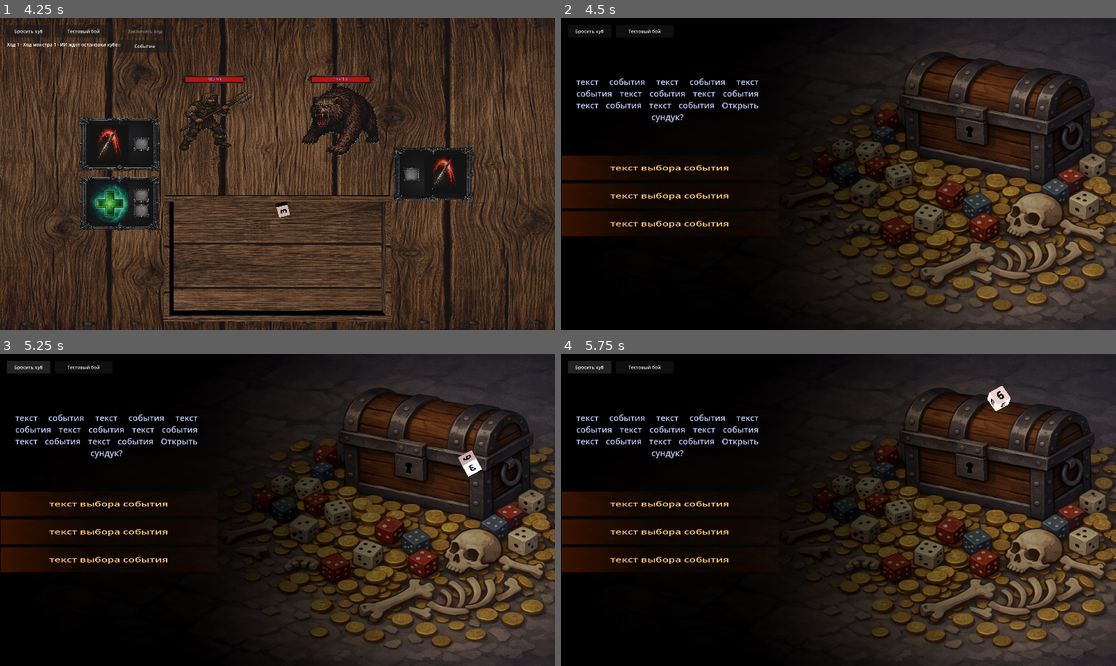
Above: before the commit, frames 1-4 (two rows, left to right).
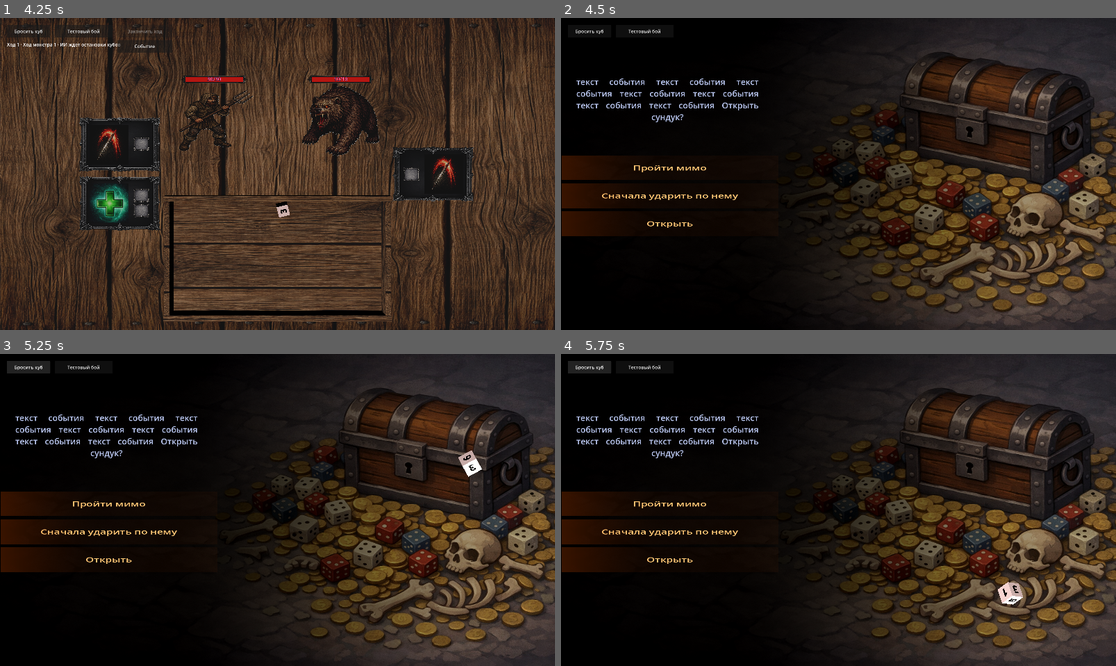
Above: after the commit, the same moments.

Repository: olegbogai-web/dicegame
Game: Godot game, scene res://scenes/board.tscn
The game is run twice, just before and just after one commit, with the same random seed, the same clock (stepped at 60 frames per second) and the same inputs.
Inputs:
- Up to frame 1 (4.25 s): click "Бросить куб" at 0.5 s; click "Тестовый бой" at 1.25 s; click "Бросить куб" at 2 s; click "Тестовый бой" at 2.75 s; click "Закончить ход" at 3.5 s
- Up to frame 2 (4.5 s): click "Событие" at 4.25 s
- Up to frame 3 (5.25 s): click "Бросить куб" at 5 s
- Up to frame 4 (5.75 s): no input

Frame 1 is identical in both runs. In frame 2, 0.6% of the frame differs, in the area x 7-32%, y 46-68%; in frame 3, 0.6%; in frame 4, 1.0%, in the area x 7-84%, y 10-81%.
Error before the commit: Invalid assignment of property or key 'modulate' with value of type 'Color' on a base object of type 'MeshInstance3D'. (res://scenes/scripts/event_room_control…

Commit message:
Revert "Use full choice_background for clicks and add yellow hover highlight"

Diff:
--- a/scenes/event_room.tscn
+++ b/scenes/event_room.tscn
@@ -24,7 +24,7 @@
 [sub_resource type="PlaneMesh" id="PlaneMesh_6yyso"]
 
 [sub_resource type="BoxShape3D" id="BoxShape3D_choice"]
-size = Vector3(7, 0.4, 0.8)
+size = Vector3(3.5, 0.4, 0.4)
 
 [node name="Node3D" type="Node3D" unique_id=978277730]
 script = ExtResource("5_controller")
--- a/scenes/scripts/event_room_controller.gd
+++ b/scenes/scripts/event_room_controller.gd
@@ -18,8 +18,6 @@
 const POSITIVE_FACE_ICON := preload("res://assets/material/green.png")
 const NEUTRAL_FACE_ICON := preload("res://assets/material/yelow.png")
 const NEGATIVE_FACE_ICON := preload("res://assets/material/red.png")
-const HOVER_HIGHLIGHT_COLOR := Color(1.0, 1.0, 0.55, 1.0)
-const NORMAL_CHOICE_COLOR := Color(1.0, 1.0, 1.0, 1.0)
 
 @export var event_definition: EventDefinition
 
@@ -34,7 +32,6 @@
 var _result_anchor_transform := Transform3D.IDENTITY
 var _event_dice: Dice
 var _is_resolving := false
-var _hovered_choice_index := -1
 
 
 func _ready() -> void:
@@ -101,7 +98,6 @@
 		var choice := choices[index]
 		background.visible = choice != null
 		label.visible = choice != null
-		background.modulate = NORMAL_CHOICE_COLOR
 		if choice == null:
 			continue
 		label.text = choice.choice_text
@@ -112,9 +108,6 @@
 func _unhandled_input(event: InputEvent) -> void:
 	if _is_resolving:
 		return
-	if event is InputEventMouseMotion:
-		var mouse_motion := event as InputEventMouseMotion
-		_update_hover_state(mouse_motion.position)
 	if event is InputEventMouseButton:
 		var mouse_button := event as InputEventMouseButton
 		if mouse_button.pressed and mouse_button.button_index == MOUSE_BUTTON_LEFT:
@@ -122,61 +115,30 @@
 
 
 func _try_pick_choice(mouse_position: Vector2) -> void:
-	var entry_index := _pick_entry_index(mouse_position)
-	if entry_index < 0:
-		return
-	var choice := _choice_entries[entry_index].get("choice") as EventChoiceDefinition
-	_on_choice_selected(choice)
-
-
-func _pick_entry_index(mouse_position: Vector2) -> int:
 	if _camera == null:
-		return -1
+		return
 	var space_state := get_world_3d().direct_space_state
 	var ray_origin := _camera.project_ray_origin(mouse_position)
 	var ray_direction := _camera.project_ray_normal(mouse_position)
 	var query := PhysicsRayQueryParameters3D.create(ray_origin, ray_origin + ray_direction * 200.0)
 	var hit := space_state.intersect_ray(query)
 	if hit.is_empty():
-		return -1
+		return
 	var collider := hit.get("collider") as Node
 	if collider == null:
-		return -1
-	for entry_index in _choice_entries.size():
-		var entry := _choice_entries[entry_index]
+		return
+	for entry in _choice_entries:
 		var background := entry.get("background") as MeshInstance3D
 		if background == null:
 			continue
 		if collider == background or collider.get_parent() == background:
-			return entry_index
-	return -1
-
-
-func _update_hover_state(mouse_position: Vector2) -> void:
-	var hovered_index := _pick_entry_index(mouse_position)
-	if hovered_index == _hovered_choice_index:
-		return
-	_set_choice_highlight(_hovered_choice_index, false)
-	_hovered_choice_index = hovered_index
-	_set_choice_highlight(_hovered_choice_index, true)
-
-
-func _set_choice_highlight(choice_index: int, is_hovered: bool) -> void:
-	if choice_index < 0 or choice_index >= _choice_entries.size():
-		return
-	var entry := _choice_entries[choice_index]
-	var background := entry.get("background") as MeshInstance3D
-	var choice := entry.get("choice") as EventChoiceDefinition
-	if background == null or choice == null or not background.visible:
-		return
-	background.modulate = HOVER_HIGHLIGHT_COLOR if is_hovered else NORMAL_CHOICE_COLOR
+			_on_choice_selected(entry.get("choice") as EventChoiceDefinition)
+			return
 
 
 func _on_choice_selected(choice: EventChoiceDefinition) -> void:
 	if choice == null:
 		return
-	_set_choice_highlight(_hovered_choice_index, false)
-	_hovered_choice_index = -1
 	_selected_choice = choice
 	_is_resolving = true
 	await _play_selection_collapse_animation()
